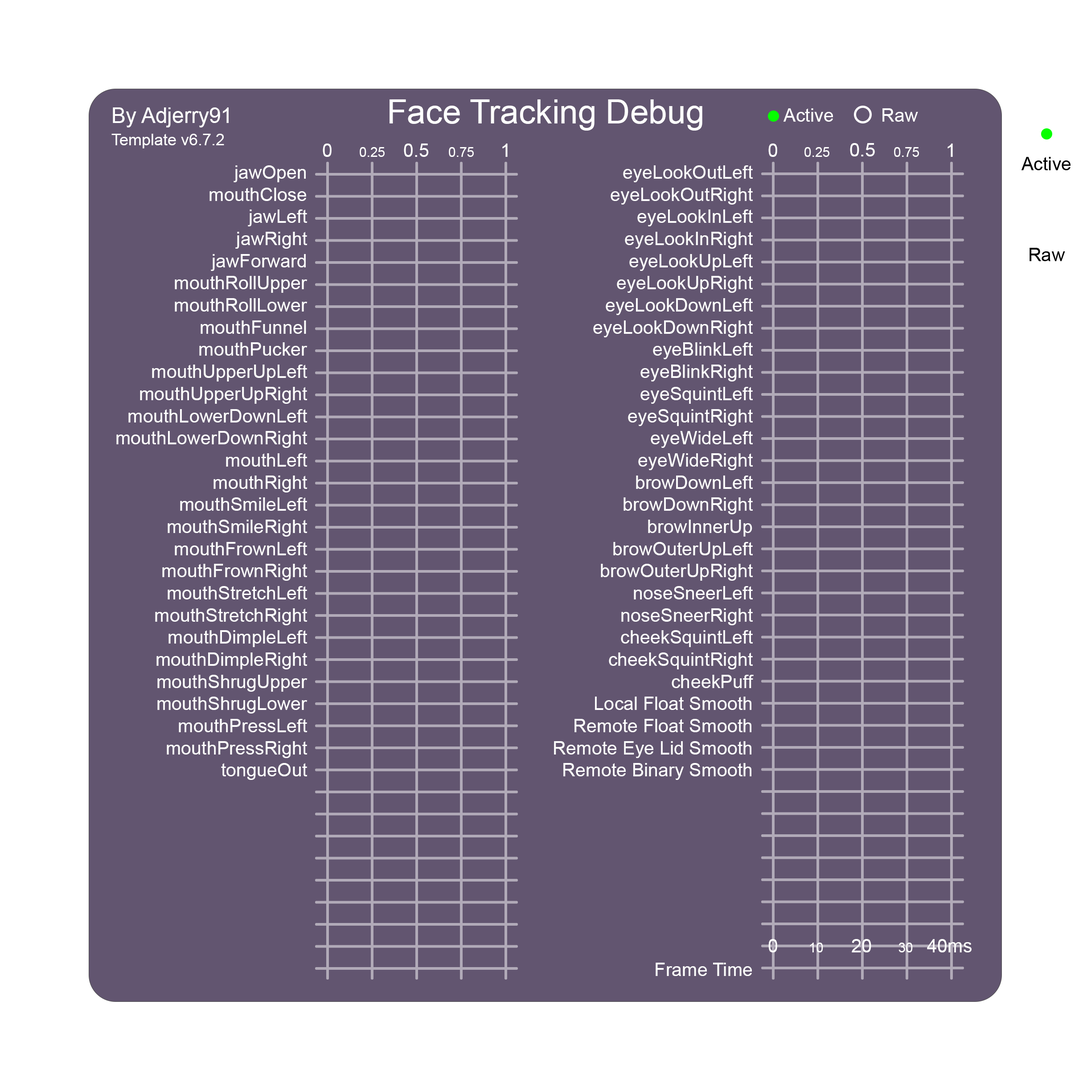
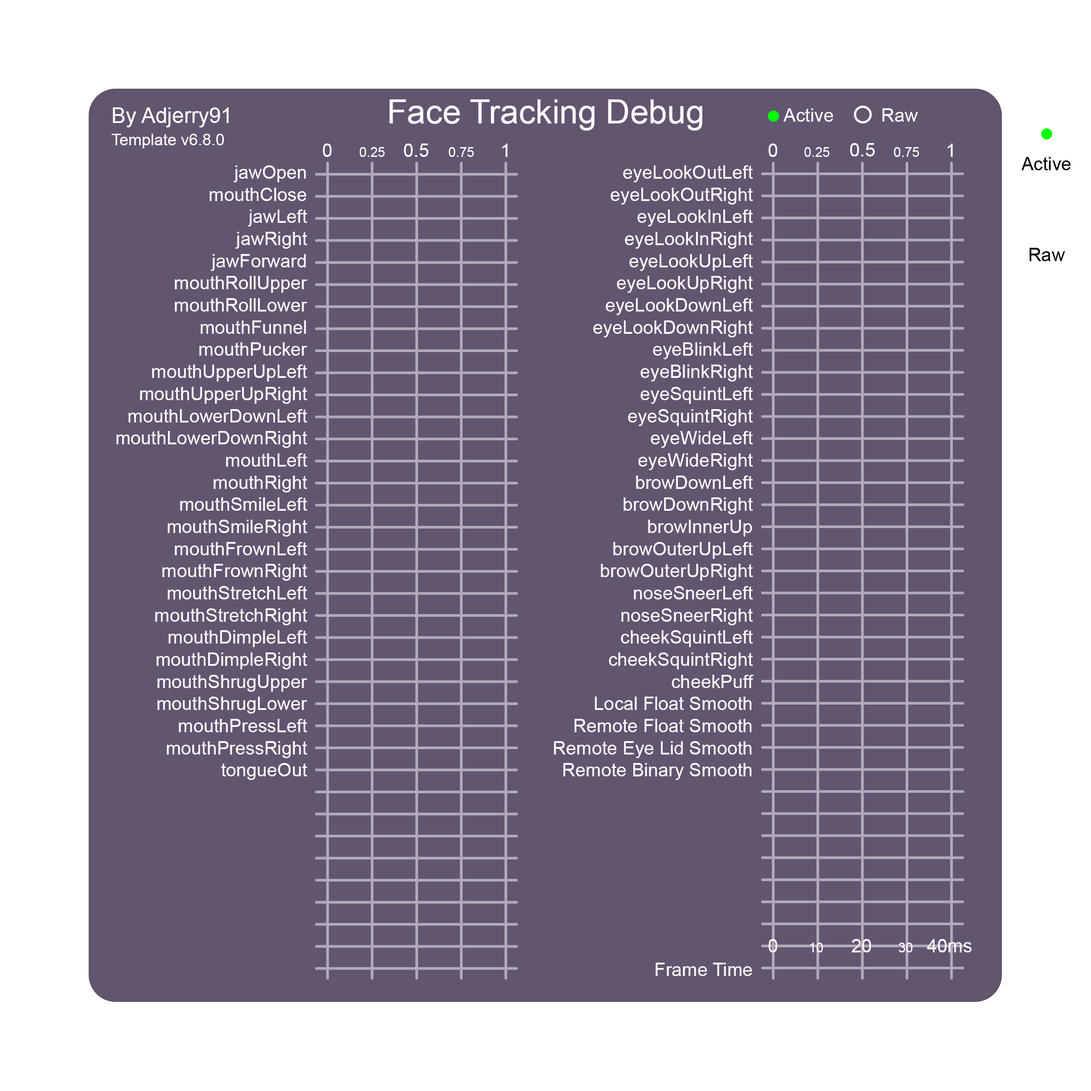
Comparing the layer stacks of the two 1091 x 1091 images. Changes:
painted on "Template Version" over [left=202, top=133, right=225, bottom=146]
